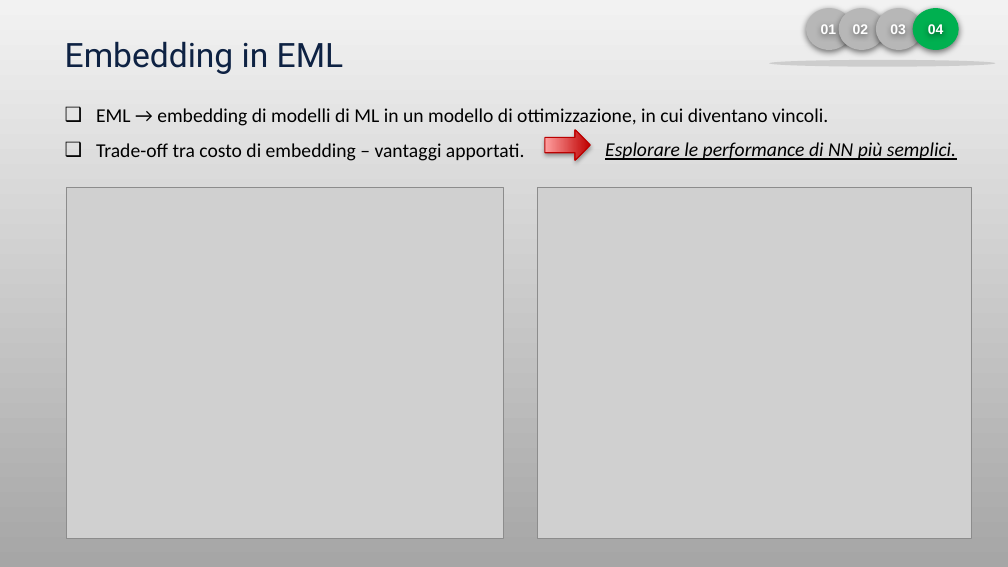
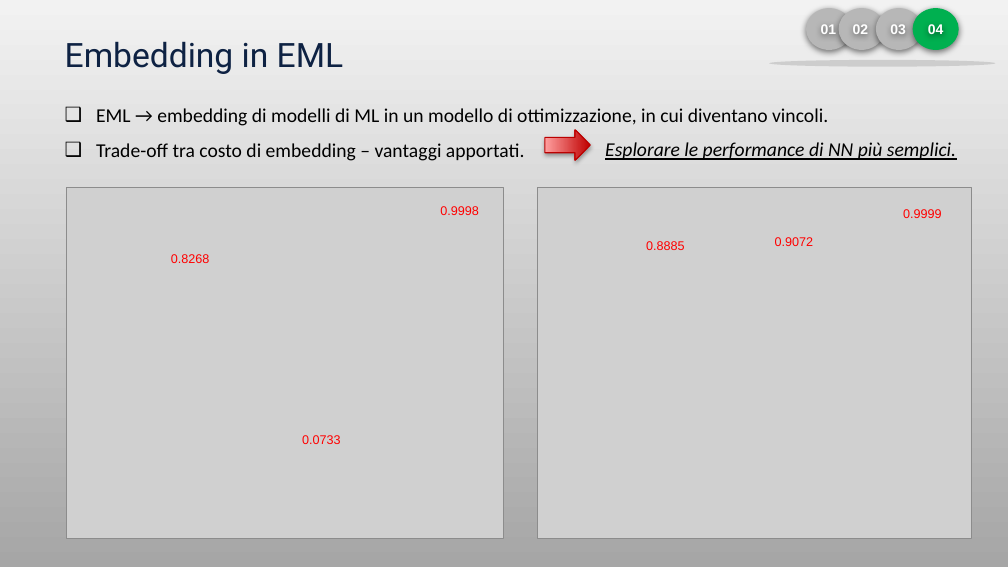
Before and after one commit to LorenzoPiazza/MachineLearning-case-study, a slide deck: slide 19 of Piazza-Presentazione.pptx. Drawn at 1008x567 pixels with LibreOffice and Linux fonts; fonts in the diff are those of the drawing; grey boxes stand for pictures. Boxes give left, top, right and bottom in pixels: in the first picture for what was removed or moved away, otherwise in the second. Text is boxed around its words. In the diff, an @@ line names an element or a change of style, - is before the commit and + after.

```diff
--- a/Piazza-Presentazione.pptx
+++ b/Piazza-Presentazione.pptx
@@ text added at box(440, 206, 479, 215), 9 pt, text #FF0000 @@
+0.9998
@@ text added at box(903, 209, 942, 218), 9 pt, text #FF0000 @@
+0.9999
@@ text added at box(775, 237, 814, 246), 9 pt, text #FF0000 @@
+0.9072
@@ text added at box(171, 254, 210, 263), 9 pt, text #FF0000 @@
+0.8268
@@ text added at box(646, 241, 685, 250), 9 pt, text #FF0000 @@
+0.8885
@@ text added at box(302, 435, 341, 444), 9 pt, text #FF0000 @@
+0.0733
```
Also in this commit, not shown: 3 other slides changed, 1 other file.
